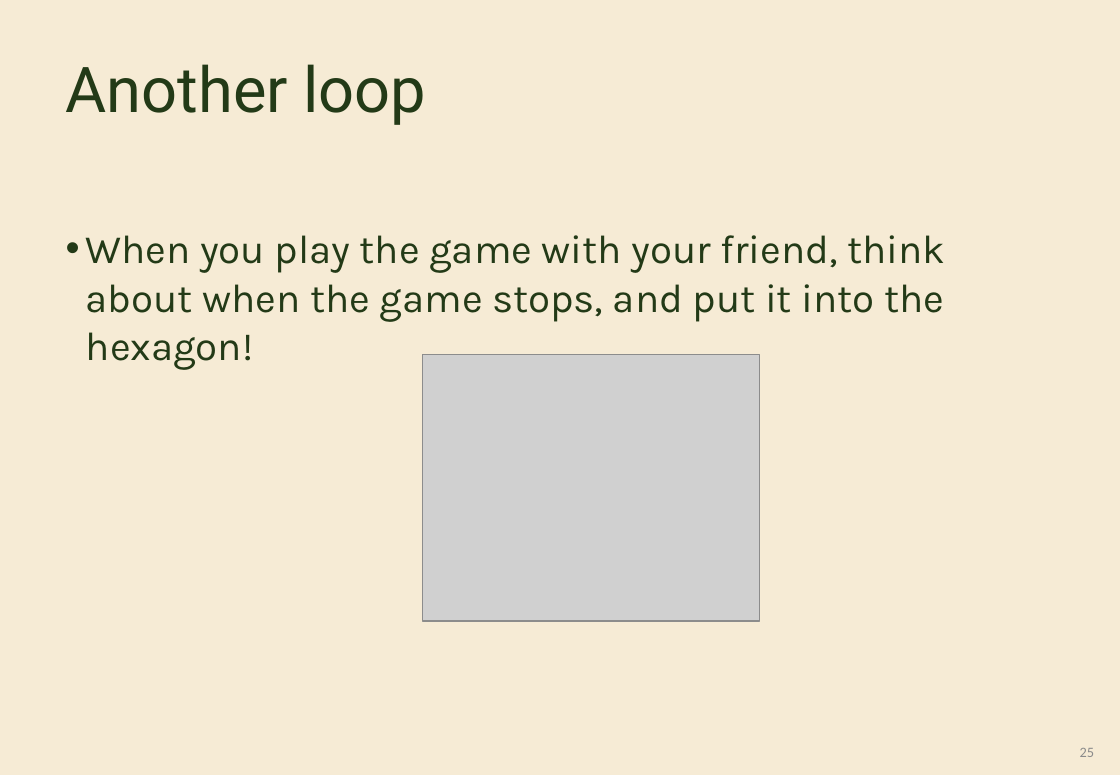
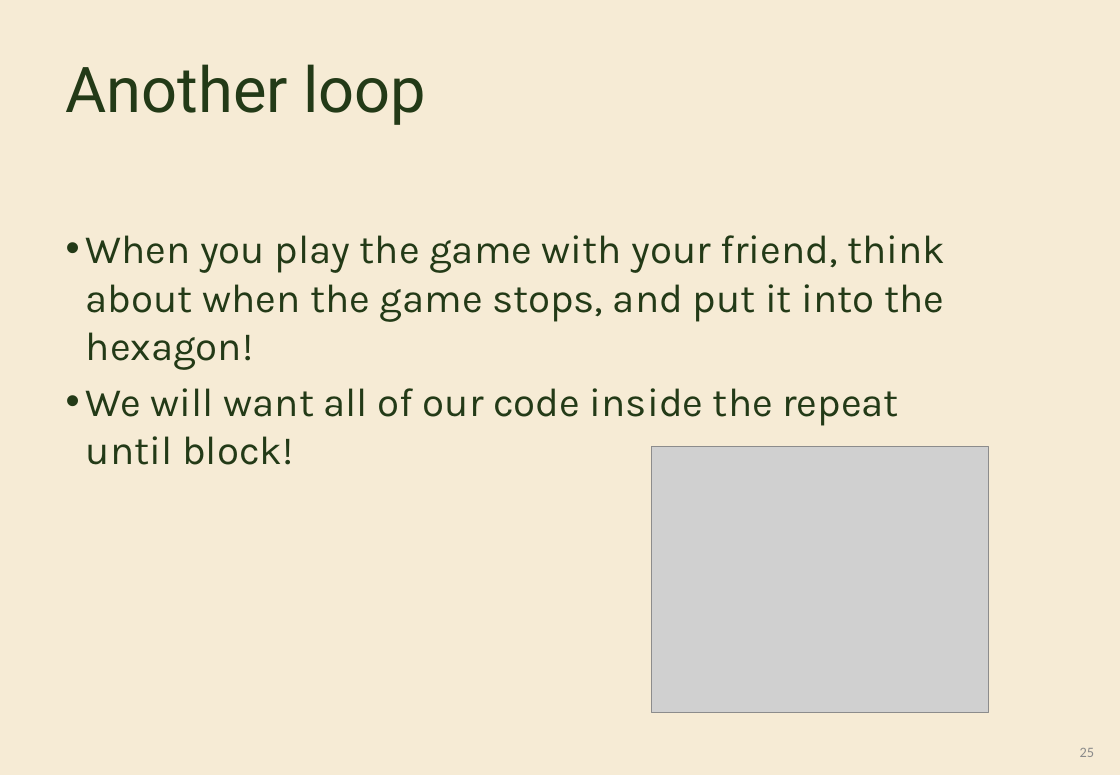
Before and after one commit to OutbackRobots/Outback-Robots-Hub, a slide deck: slide 25 of assets/slides/OutbackRobots_Lesson3_Slides_Coding_Blossom.pptx. Drawn at 1120x775 pixels with LibreOffice and Linux fonts; fonts in the diff are those of the drawing; grey boxes stand for pictures; background and template pictures are left out. Boxes give left, top, right and bottom in pixels: in the first picture for what was removed or moved away, otherwise in the second. Text is boxed around its words. In the diff, an @@ line names an element or a change of style, - is before the commit and + after.

```diff
--- a/assets/slides/OutbackRobots_Lesson3_Slides_Coding_Blossom.pptx
+++ b/assets/slides/OutbackRobots_Lesson3_Slides_Coding_Blossom.pptx
@@ text at (86,388,898,465): paragraph added @@
+• We will want all of our code inside the repeat until block!
@@ picture: place and size @@
-picture at (422,355,759,622)
+picture at (652,447,989,714)
```
Also in this commit, not shown: 6 other slides changed, 1 slide removed, 1 other file.
